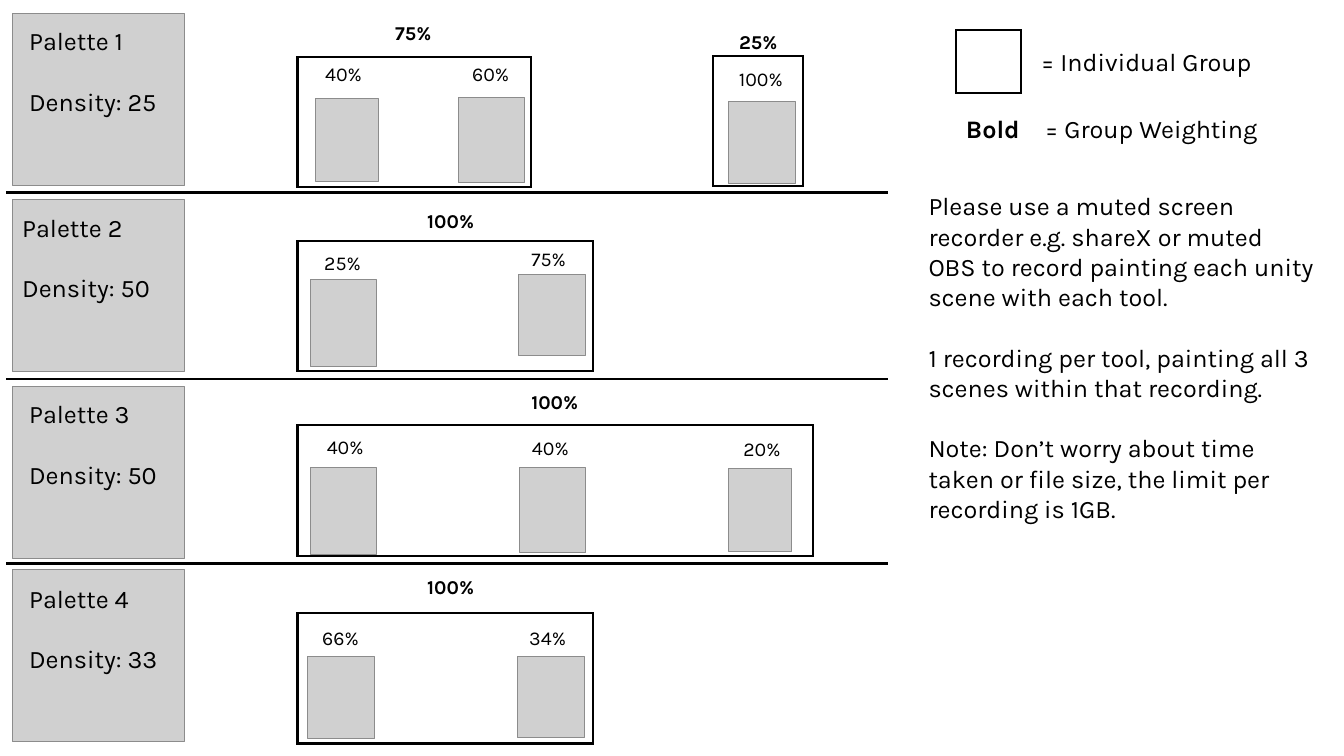
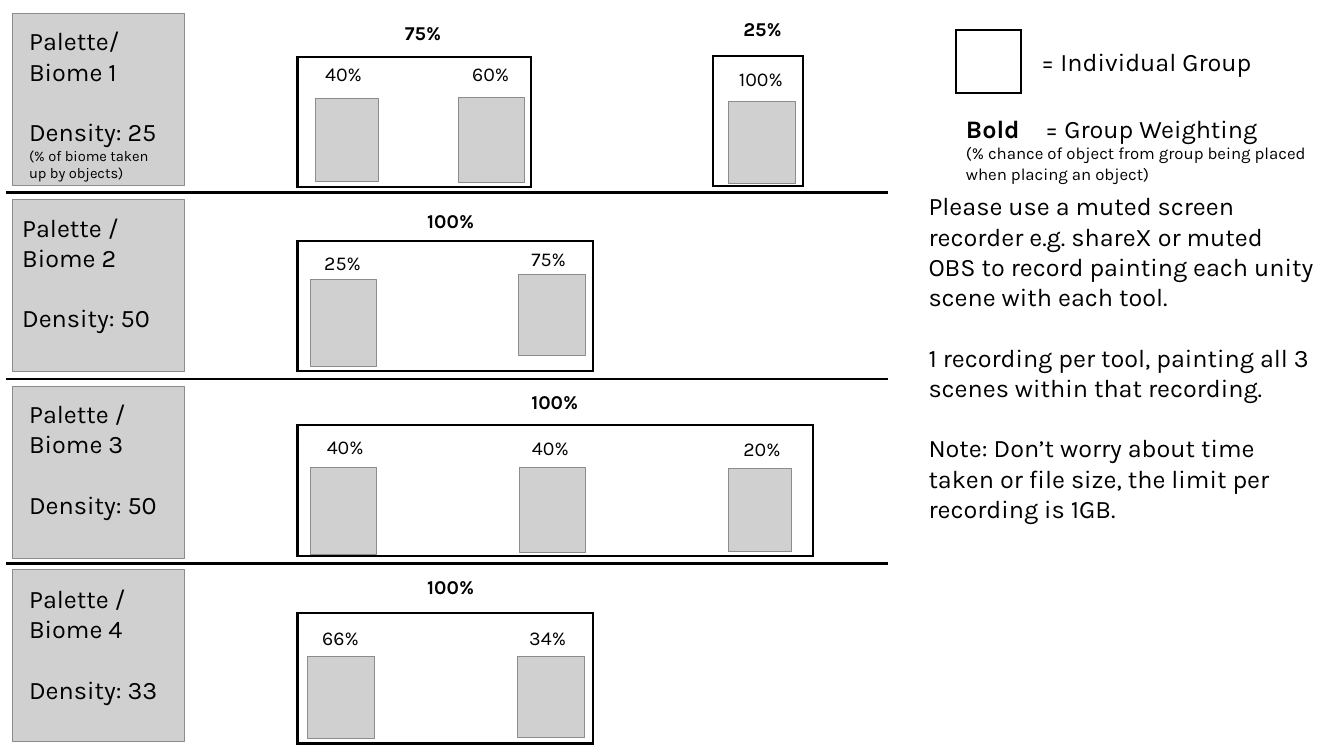
Before and after one commit to D761454/Tools-Development, a slide deck: slide 1 of PaletteInstructions.pptx. Drawn at 1344x756 pixels with LibreOffice and Linux fonts; fonts in the diff are those of the drawing; grey boxes stand for pictures. Boxes give left, top, right and bottom in pixels: in the first picture for what was removed or moved away, otherwise in the second. Text is boxed around its words. In the diff, an @@ line names an element or a change of style, - is before the commit and + after.

```diff
--- a/PaletteInstructions.pptx
+++ b/PaletteInstructions.pptx
@@ text "75%": place and size @@
-text "75%" at [395, 27, 431, 41]
+text "75%" at [405, 27, 441, 41]
@@ text "25%": place and size @@
-text "25%" at [739, 36, 777, 50]
+text "25%" at [743, 23, 781, 37]
@@ text at [29, 31, 119, 82]: text changed @@
-Palette 1
+Palette/
+Biome 1
@@ text at [966, 147, 1306, 184]: paragraph added @@
+(% chance of object from group being placed when placing an object)
@@ text at [29, 151, 148, 182]: paragraph added @@
+(% of biome taken up by objects)
@@ text at [22, 220, 117, 268]: text changed @@
-Palette 2
+Palette /
+Biome 2
@@ text at [29, 406, 123, 454]: text changed @@
-Palette 3
+Palette /
+Biome 3
@@ text at [29, 591, 122, 639]: text changed @@
-Palette 4
+Palette /
+Biome 4
```
Also in this commit, not shown: 1 slide added, 4 other files.
